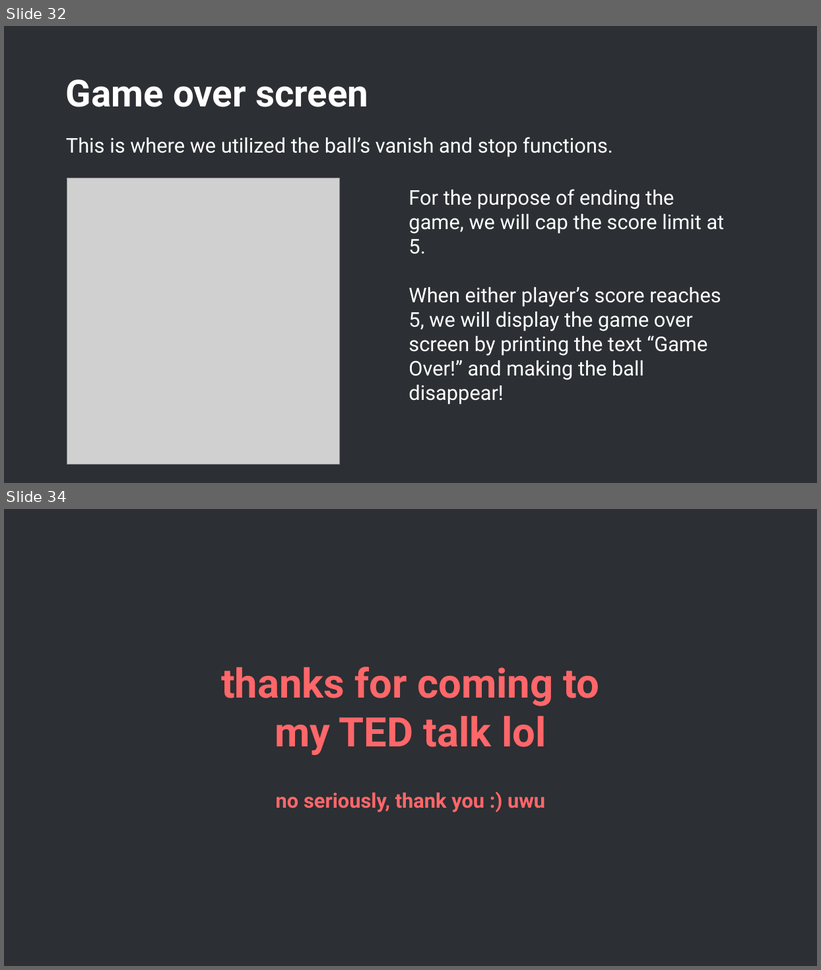
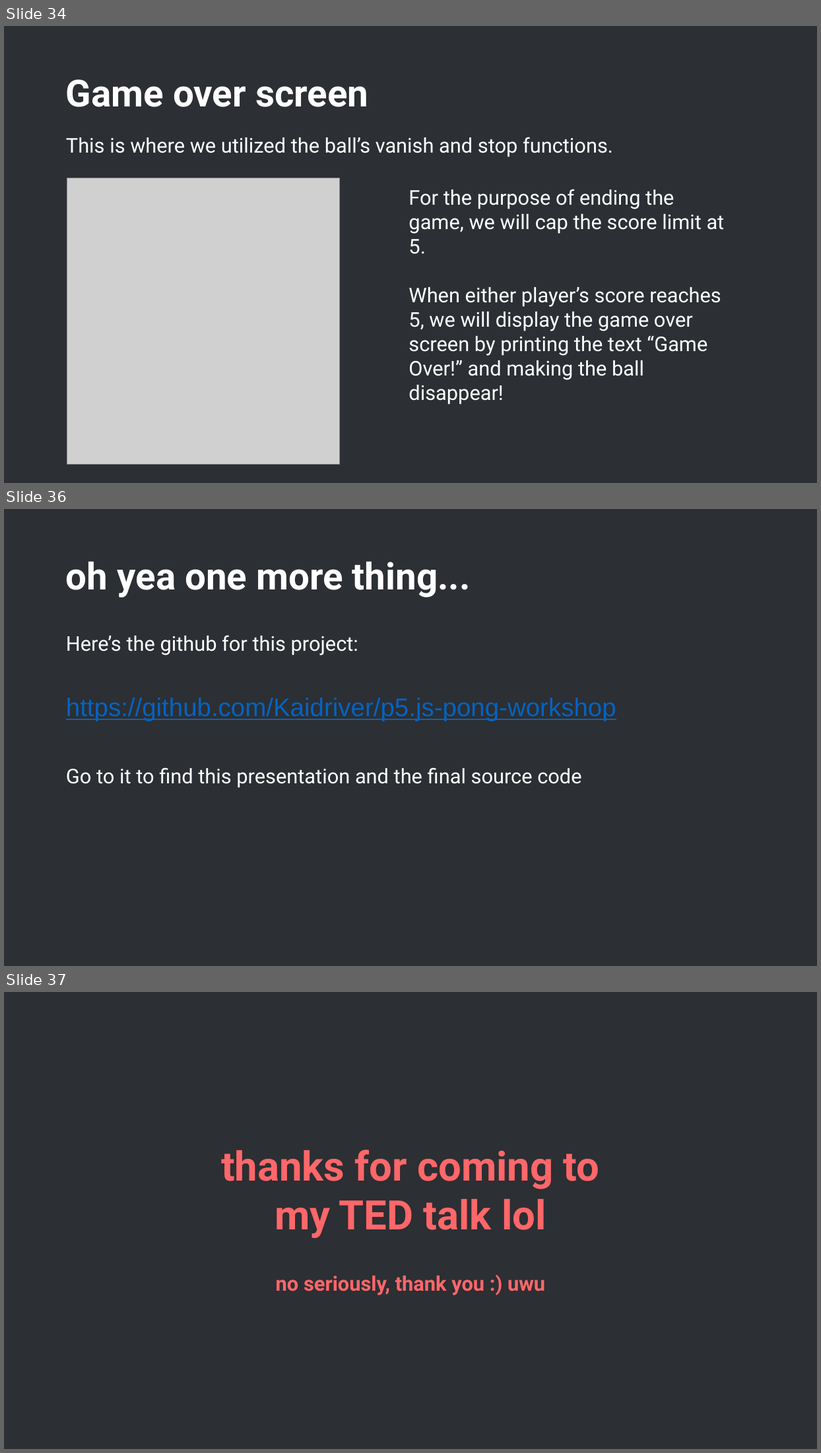
Before and after one commit to Kaidriver/p5.js-pong-workshop, a slide deck: p5.js workshopu.pptx. Shown one above the other, each under a label of ours: slides 32 and 34 before the commit, slides 34, 36 and 37 after it; the slides between them are not shown. The pictures are 821x970 and 821x1453 pixels, drawn with LibreOffice and Linux fonts; fonts in the diff are those of the drawing; grey boxes stand for pictures; background and template pictures are left out. Boxes give left, top, right and bottom in pixels: in the first picture for what was removed or moved away, otherwise in the second. Text is boxed around its words. In the diff, an @@ line names an element or a change of style, - is before the commit and + after.

```diff
--- a/p5.js workshopu.pptx
+++ b/p5.js workshopu.pptx
@@ slide 36 added at (4, 509, 817, 966), background #2C2F33 @@
@@ title added at (66, 561, 471, 597), 44 pt, text #FFFFFF, bold @@
+oh yea one more thing...
@@ text added at (66, 635, 616, 788), 24 pt, text #FFFFFF @@
+Here’s the github for this project:
+https://github.com/Kaidriver/p5.js-pong-workshop
+Go to it to find this presentation and the final source code
@@ what was slide 32 is now slide 34 @@
@@ what was slide 34 is now slide 37 @@
```
Also in this commit, not shown: 15 slides changed, 2 other slides added.
